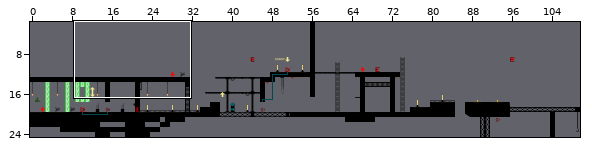
An edit to a level. Tiled map, android/assets/data/levels/level0.tmx. The picture above shows the old version from afar; the outline marks the close-up.
Close-up. Before:
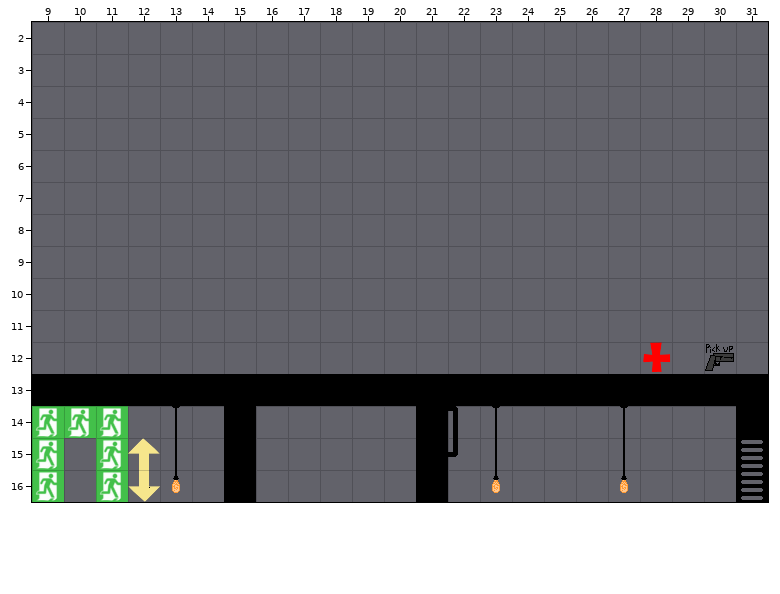
Cells are 32x32 px. Shown: x 9..31, y 2..16. The commit also changed other parts of the map, which this record leaves out.
Once edited:
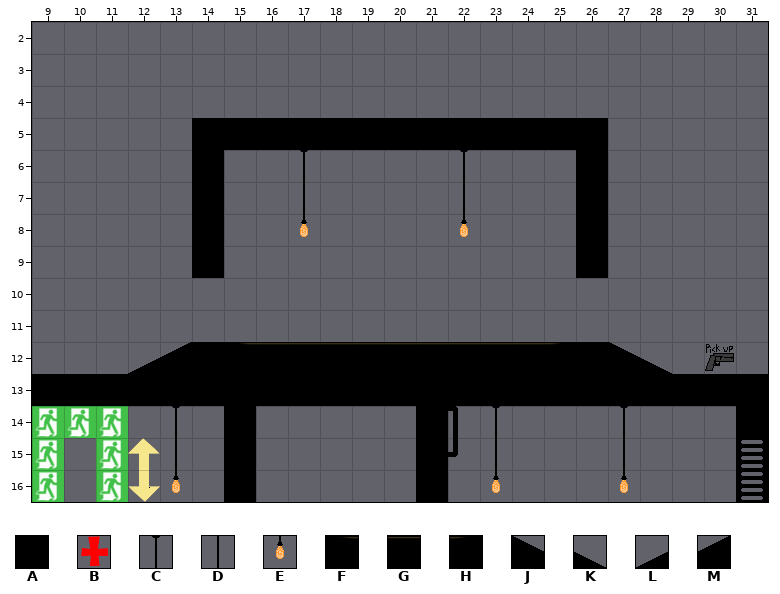
Key: from "tilemapnew1": A 75, B 94, C 98, D 130, E 162, F 264, G 265, H 266, J 288, K 289, L 290, M 291.
_ is an empty cell.
Log entry: Prepairing to re-write GamePhysics class, and use box2d for ground collision to bring in diagonals
Changes in this commit:
Layer "collision":
The author put tile A in row 5 at x 14 to 26; in rows 6 to 9 at x 14 and 26; in row 12 at x 14 and 26.
The author put tile C in row 6 at x 17 and 22.
The author put tile D in row 7 at x 17 and 22.
The author put tile E in row 8 at x 17 and 22.
The author put tile F in row 12 at x 15.
The author put tile G in row 12 at x 16 to 24.
The author put tile H in row 12 at x 25.
The author put tile J in row 12 at x 27.
The author put tile K in row 12 at x 28.
The author put tile L in row 12 at x 12.
The author put tile M in row 12 at x 13.
Layer "miscLayer":
Tile B is removed in row 12 at x 28.
